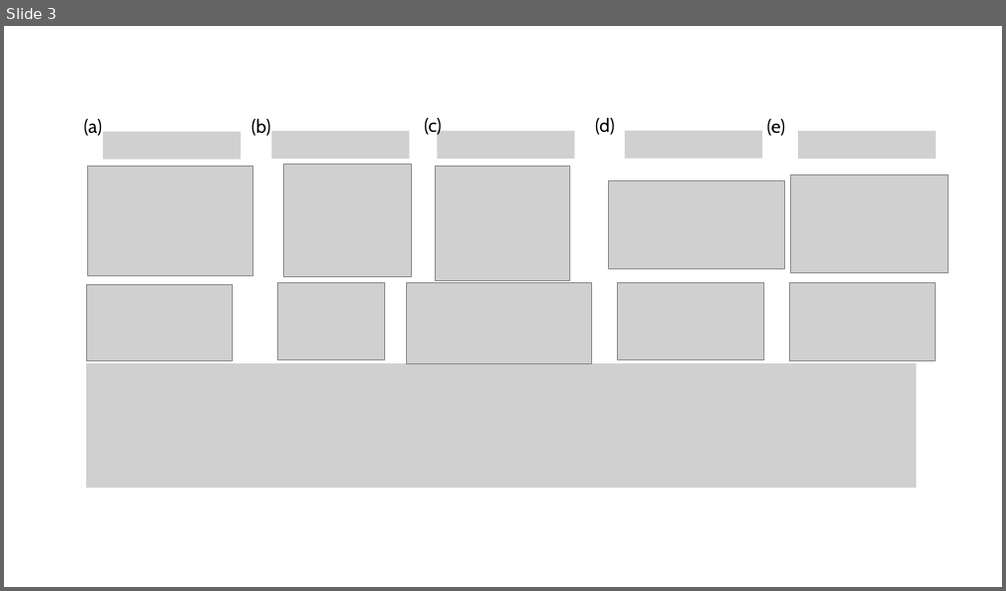
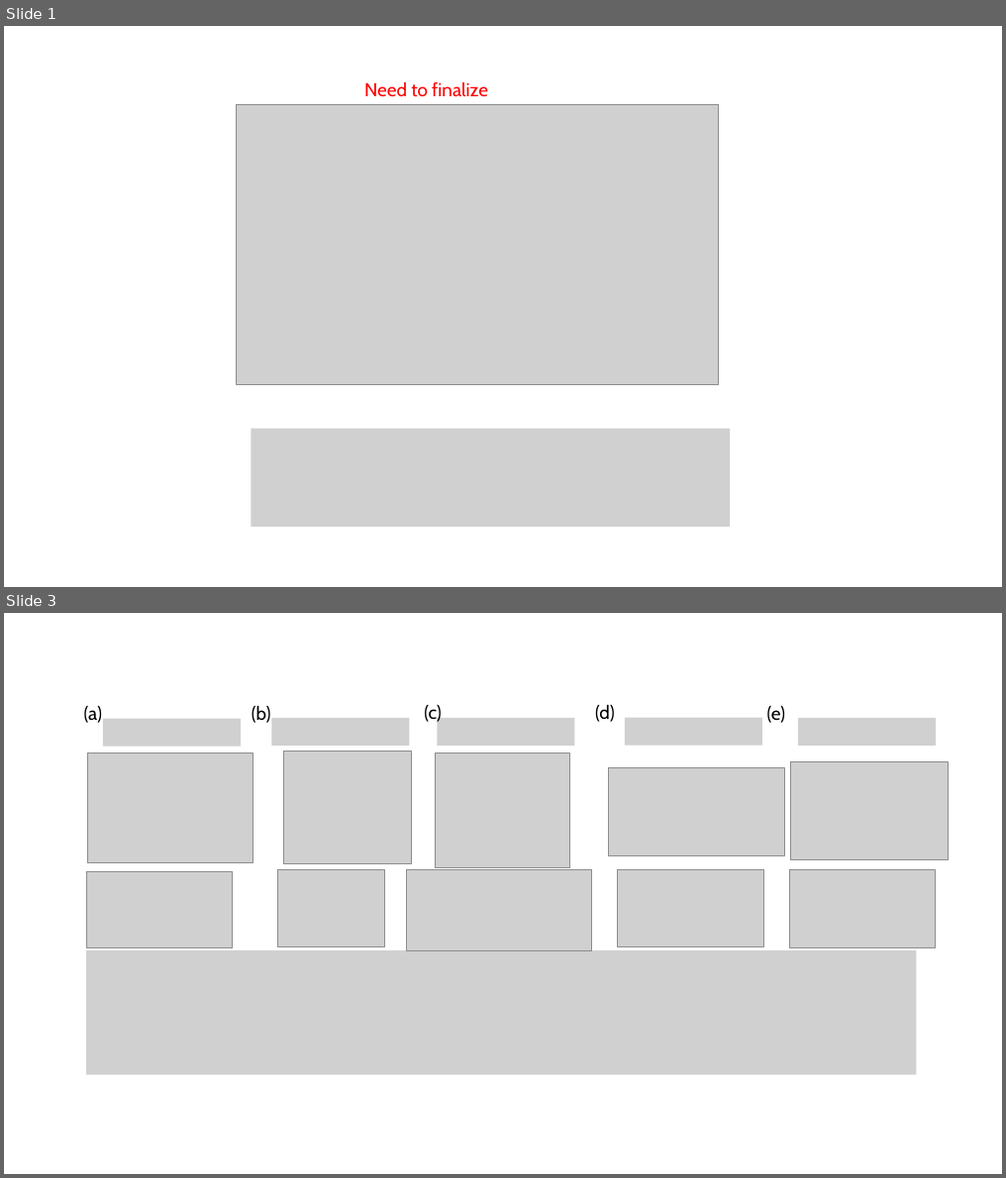
Before and after one commit to tyokokur/presentations, a slide deck: SYSG3_paper.pptx. Shown one above the other, each under a label of ours: slide 3 before the commit, slides 1 and 3 after it; the slides between them are not shown. The pictures are 1006x591 and 1006x1178 pixels, drawn with LibreOffice and Linux fonts; fonts in the diff are those of the drawing; grey boxes stand for pictures. Boxes give left, top, right and bottom in pixels: in the first picture for what was removed or moved away, otherwise in the second. Text is boxed around its words. In the diff, an @@ line names an element or a change of style, - is before the commit and + after.

```diff
--- a/SYSG3_paper.pptx
+++ b/SYSG3_paper.pptx
@@ slide 1 added at box(4, 26, 1002, 587), background #FFFFFF @@
@@ text added at box(364, 82, 488, 97), 18 pt, text #FF0000 @@
+Need to finalize
@@ picture added at box(236, 104, 719, 384) @@
@@ picture added at box(252, 429, 731, 527) @@
```
Also in this commit, not shown: 3 slides changed, 1 other slide added, 2 slides removed.
